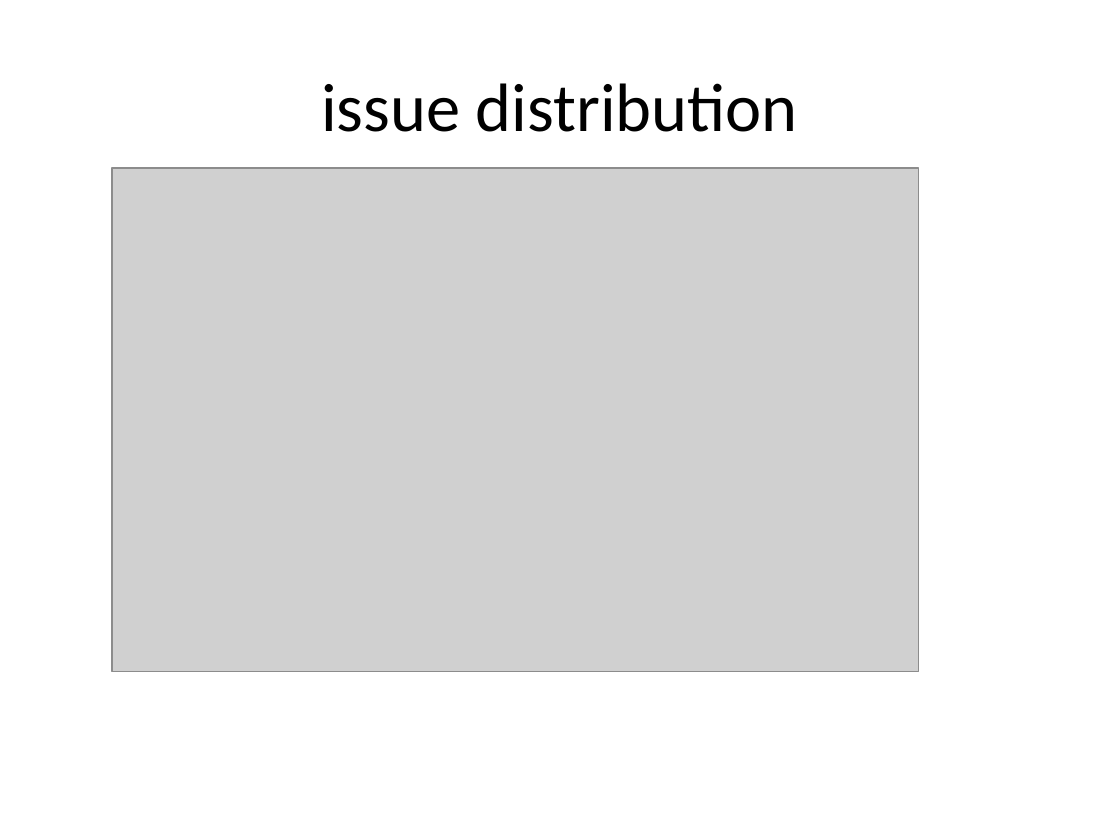
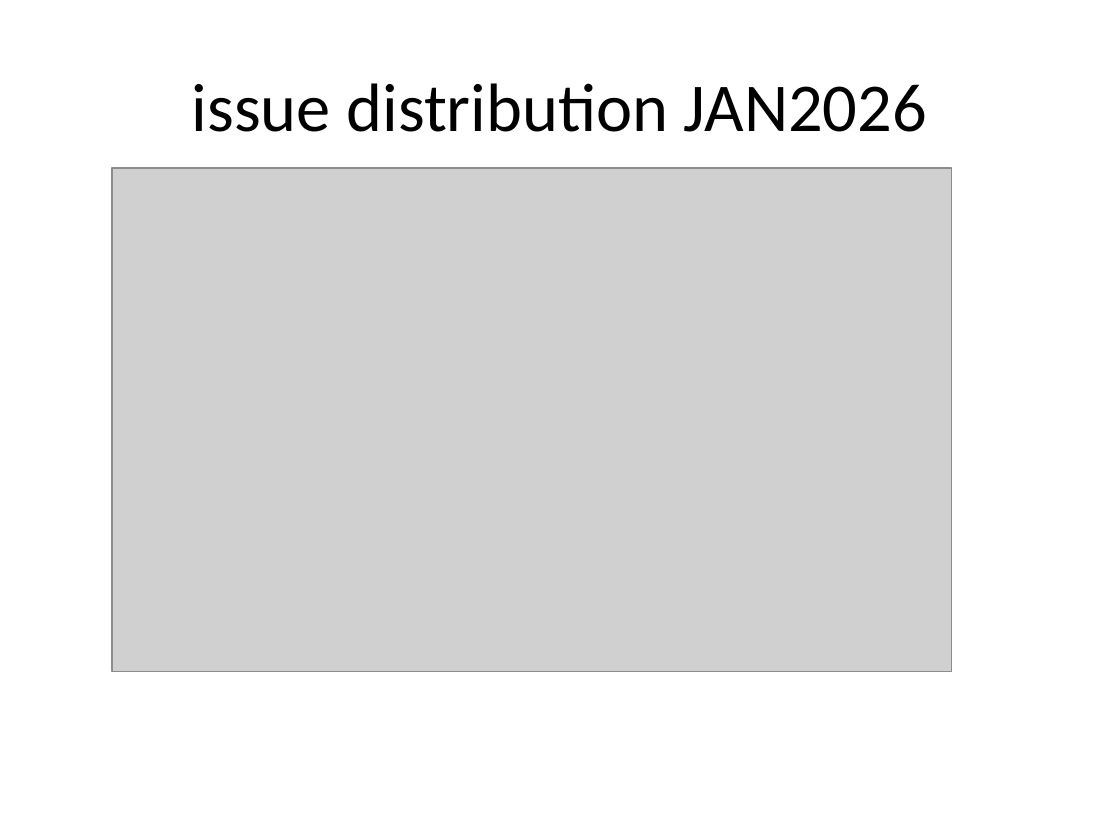
Before and after one commit to sanjaykoul/GenSight-Issue-Insight-Automator, a slide deck: slide 3 of reports/JAN2026/Monthly_Issue_Insights_JAN2026.pptx. Drawn at 1120x840 pixels with LibreOffice and Linux fonts; fonts in the diff are those of the drawing; grey boxes stand for pictures. Boxes give left, top, right and bottom in pixels: in the first picture for what was removed or moved away, otherwise in the second. Text is boxed around its words. In the diff, an @@ line names an element or a change of style, - is before the commit and + after.

```diff
--- a/reports/JAN2026/Monthly_Issue_Insights_JAN2026.pptx
+++ b/reports/JAN2026/Monthly_Issue_Insights_JAN2026.pptx
@@ title at bbox=[192, 83, 927, 132]: text changed @@
-issue distribution
+issue distribution JAN2026
@@ picture: place and size @@
-picture at bbox=[112, 168, 918, 672]
+picture at bbox=[112, 168, 952, 672]
```
Also in this commit, not shown: 2 other slides changed, 10 other files.
